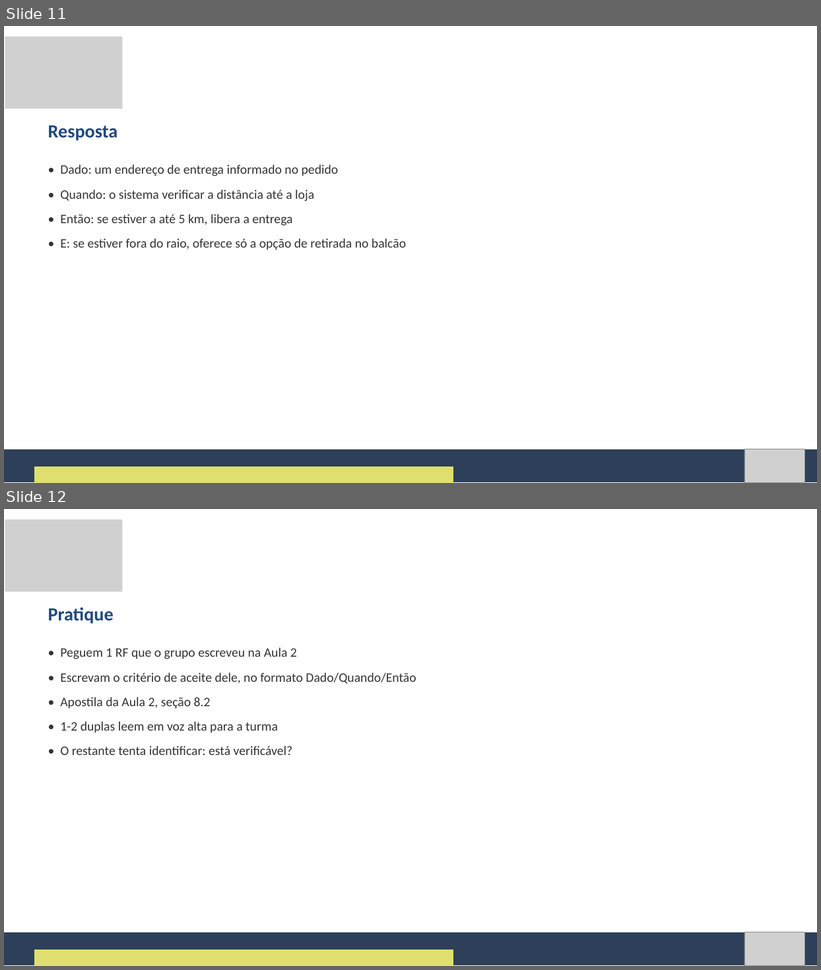
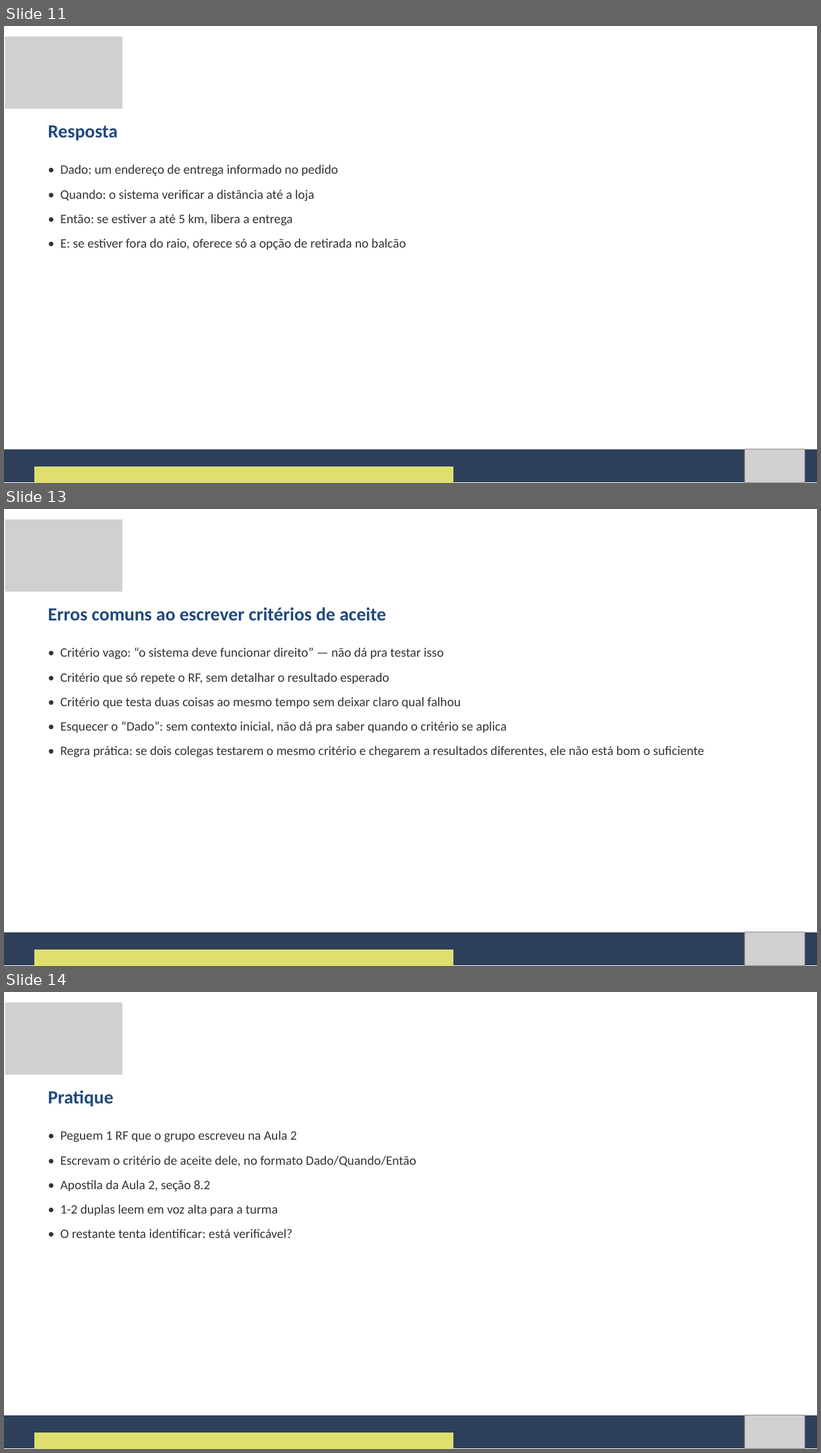
Before and after one commit to Natan20/Curso-Modelagem-De-Sistemas-Material, a slide deck: Aula 03 - 11-09-2026/Aula 3 - Slides.pptx. Shown one above the other, each under a label of ours: slides 11 and 12 before the commit, slides 11, 13 and 14 after it; the slides between them are not shown. The pictures are 821x970 and 821x1453 pixels, drawn with LibreOffice and Linux fonts; fonts in the diff are those of the drawing; grey boxes stand for pictures. Boxes give left, top, right and bottom in pixels: in the first picture for what was removed or moved away, otherwise in the second. Text is boxed around its words. In the diff, an @@ line names an element or a change of style, - is before the commit and + after.

```diff
--- a/Aula 03 - 11-09-2026/Aula 3 - Slides.pptx
+++ b/Aula 03 - 11-09-2026/Aula 3 - Slides.pptx
@@ slide 13 added at (4,509,817,966), background #FFFFFF @@
@@ picture added at (5,520,122,592) @@
@@ text added at (48,607,386,621), 33 pt, text #1F497D, bold @@
+Erros comuns ao escrever critérios de aceite
@@ text added at (60,648,704,758), 23 pt, text #333333 @@
+• Critério vago: “o sistema deve funcionar direito” — não dá pra testar isso
+• Critério que só repete o RF, sem detalhar o resultado esperado
+• Critério que testa duas coisas ao mesmo tempo sem deixar claro qual falhou
+• Esquecer o “Dado”: sem contexto inicial, não dá pra saber quando o critério se aplica
+• Regra prática: se dois colegas testarem o mesmo critério e chegarem a resultados diferentes, ele não está bom o suficiente
@@ freeform shape added at (4,933,817,966), fill #2E4059 @@
@@ picture added at (745,932,805,966) @@
@@ freeform shape added at (34,950,453,966), fill #DFDF6F @@
@@ what was slide 12 is now slide 14 @@
```
Also in this commit, not shown: 9 slides changed, 33 other slides added, 2 other files.
